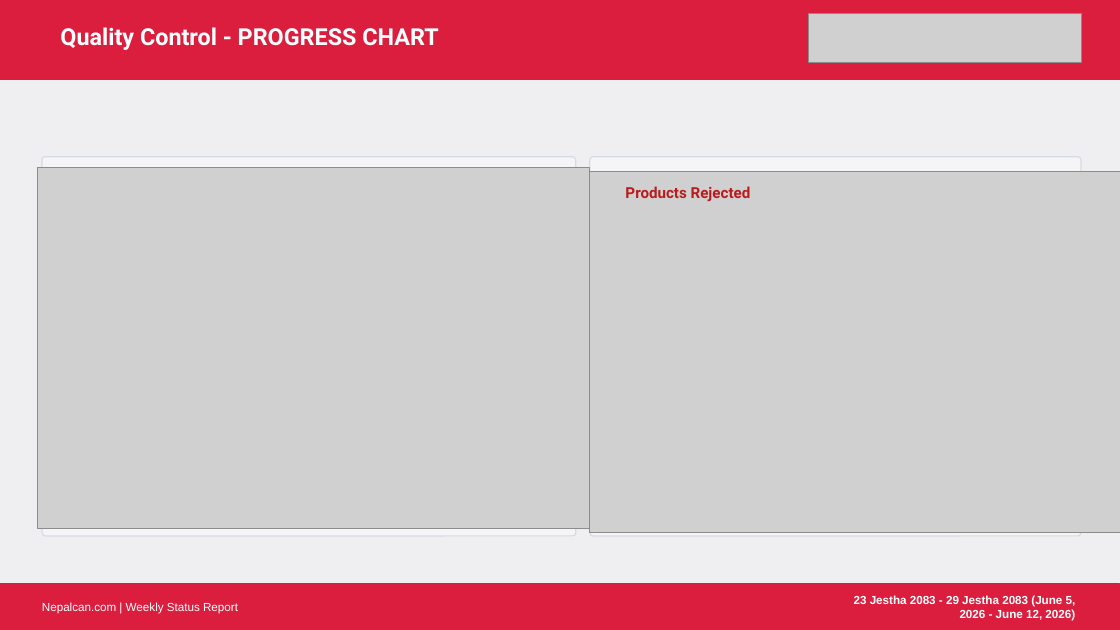
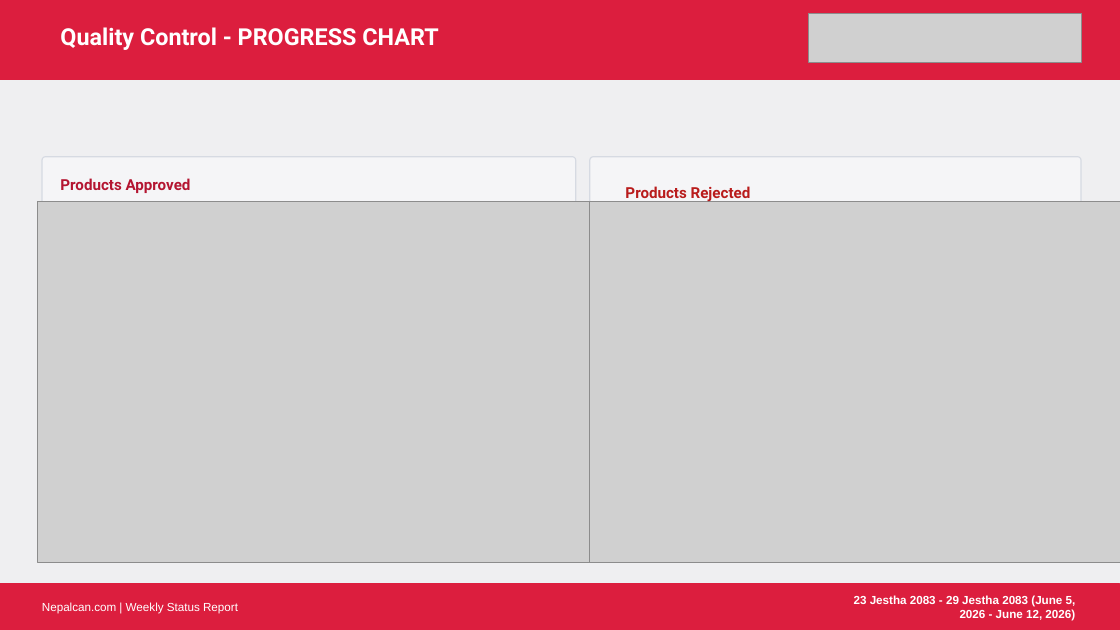
Before and after one commit to mobilemandusabin-lab/bd-tracker, a slide deck: slide 9 of Weekly_Report_23_Jestha_2083.pptx. Drawn at 1120x630 pixels with LibreOffice and Linux fonts; fonts in the diff are those of the drawing; grey boxes stand for pictures. Boxes give left, top, right and bottom in pixels: in the first picture for what was removed or moved away, otherwise in the second. Text is boxed around its words. In the diff, an @@ line names an element or a change of style, - is before the commit and + after.

```diff
--- a/Weekly_Report_23_Jestha_2083.pptx
+++ b/Weekly_Report_23_Jestha_2083.pptx
@@ text added at <box>60,178,191,193</box>, 13 pt, text #B41531, bold @@
+Products Approved
@@ picture: place and size @@
-picture at <box>38,168,590,529</box>
+picture at <box>38,202,590,563</box>
@@ picture: place and size @@
-picture at <box>590,171,1120,533</box>
+picture at <box>590,202,1120,563</box>
```
Also in this commit, not shown: 2 other slides changed, 29 other files.
